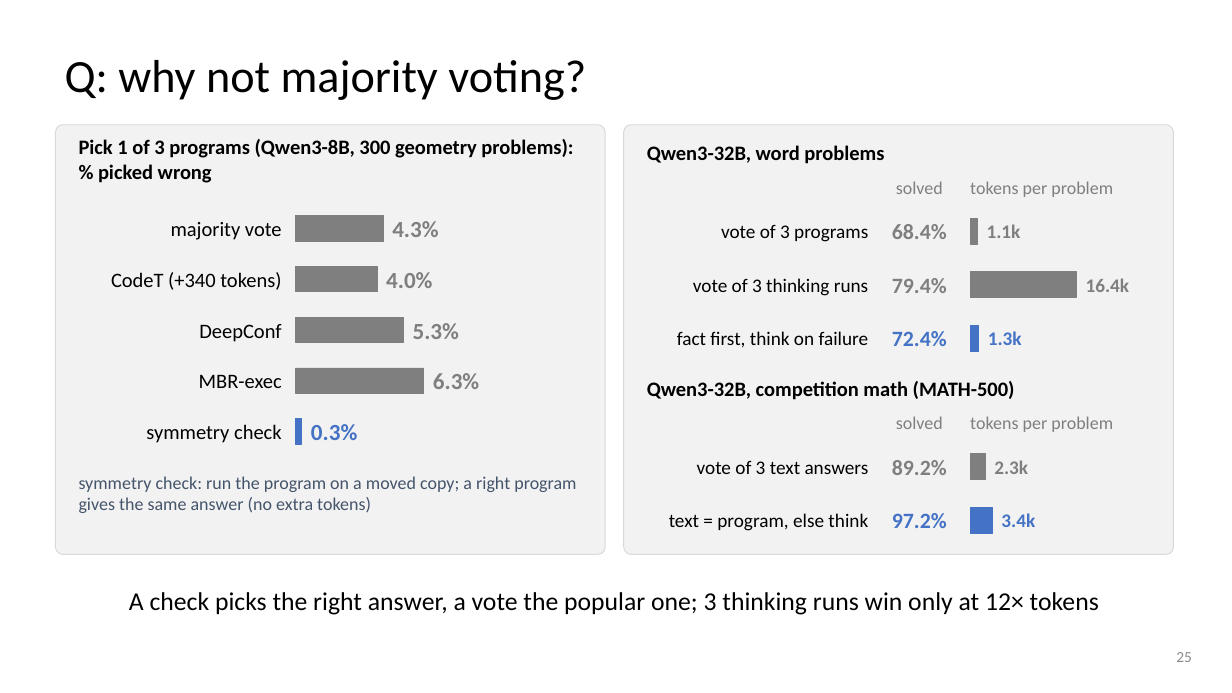
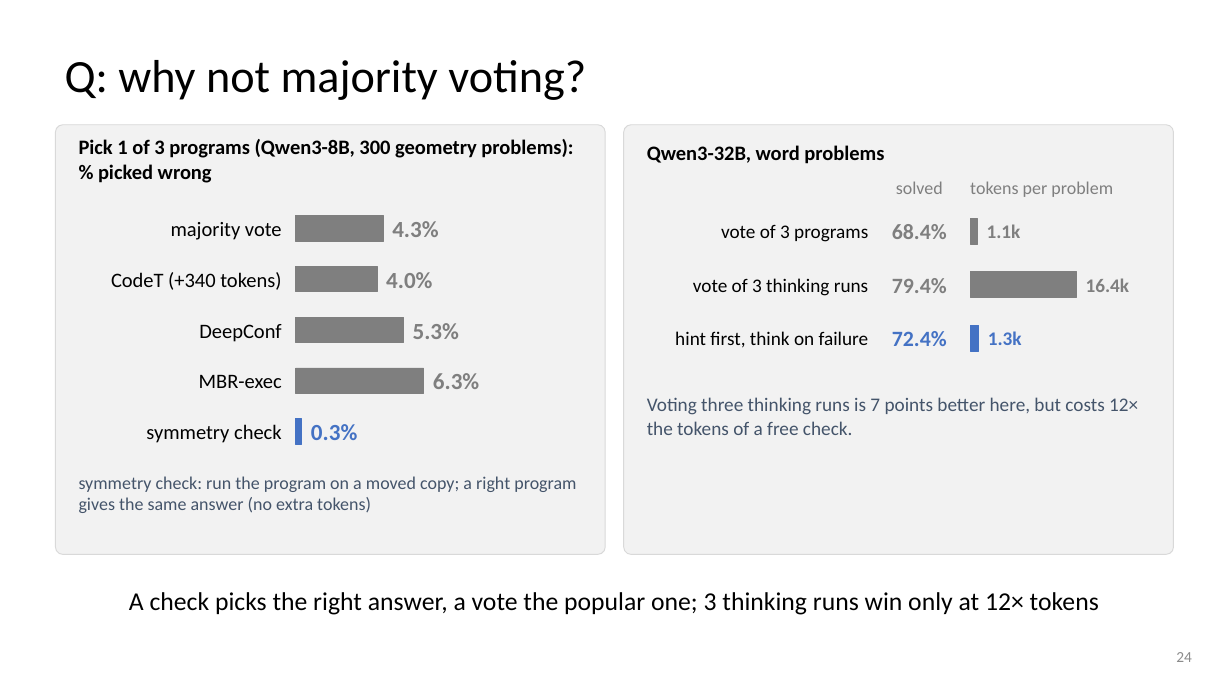
Before and after one commit to dlwns147/CSED490E_Project_Team5, a slide deck: slide 24 of Proposal_Team5.pptx (slide 25 before the commit). Drawn at 1232x693 pixels with LibreOffice and Linux fonts; fonts in the diff are those of the drawing. Boxes give left, top, right and bottom in pixels: in the first picture for what was removed or moved away, otherwise in the second. Text is boxed around its words. In the diff, an @@ line names an element or a change of style, - is before the commit and + after.

```diff
--- a/Proposal_Team5.pptx
+++ b/Proposal_Team5.pptx
@@ text at [675, 331, 869, 348]: text changed @@
-fact first, think on failure
+hint first, think on failure
@@ text at [647, 397, 1138, 435]: text changed; size 16 to 15 pt; text colour #000000 to #44546A; bold off @@
-Qwen3-32B, competition math (MATH-500)
+Voting three thinking runs is 7 points better here, but costs 12× the tokens of a free check.
@@ text "Voting three thinking runs is ..." at [647, 397, 1138, 435]: vertical alignment middle to top @@
@@ text removed at [896, 416, 943, 429] @@
-solved
@@ text removed at [970, 416, 1113, 432] @@
-tokens per problem
@@ text removed at [697, 461, 869, 474] @@
-vote of 3 text answers
@@ text removed at [892, 460, 947, 475] @@
-89.2%
@@ rectangle removed at [970, 454, 985, 480] @@
@@ text removed at [994, 460, 1028, 474] @@
-2.3k
@@ rectangle removed at [970, 507, 993, 533] @@
@@ text removed at [669, 513, 868, 531] @@
-text = program, else think
@@ text removed at [892, 513, 947, 528] @@
-97.2%
@@ text removed at [1001, 513, 1035, 527] @@
-3.4k
@@ page number at [1176, 652, 1192, 662]: text changed @@
-25
+24
```
Also in this commit, not shown: 22 other slides changed, 2 slides removed, 4 other files.
